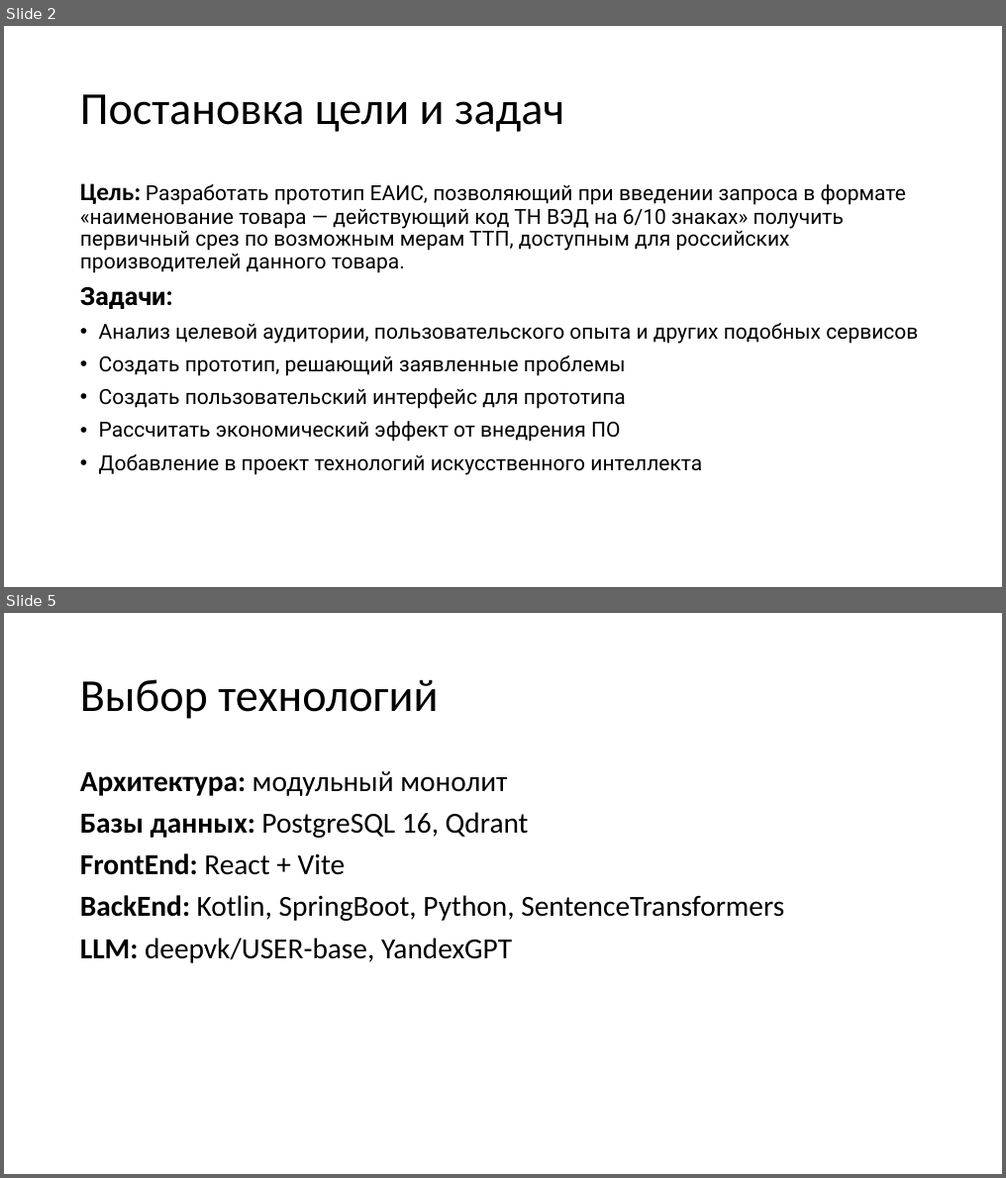
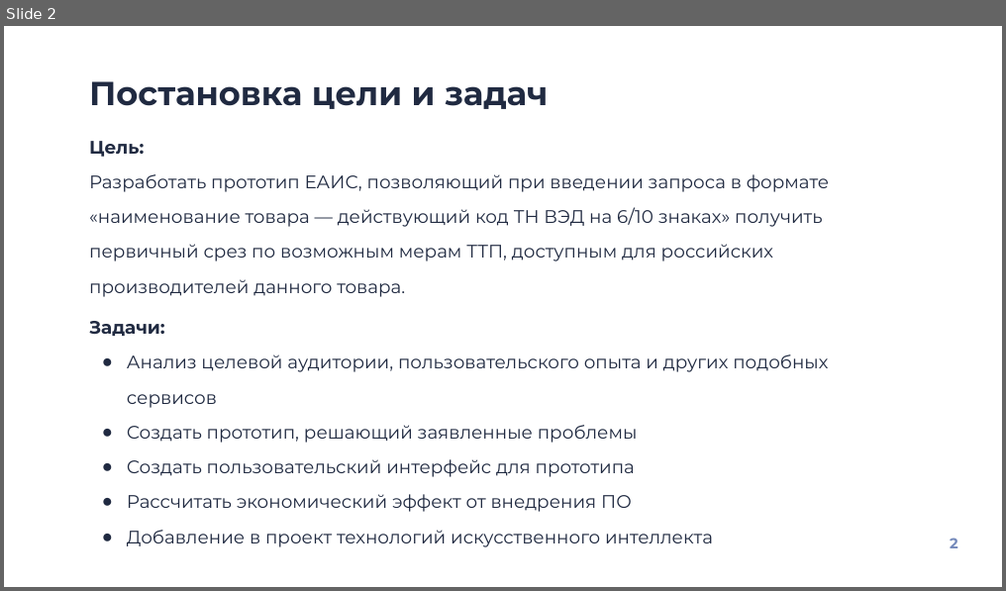
Before and after one commit to maxikfedorov/trade-defense-platform, a slide deck: assets/НейроСанитары_Моспром_v1.pptx. Shown one above the other, each under a label of ours: slides 2 and 5 before the commit, slide 2 after it; the slides between them are not shown. The pictures are 1006x1178 and 1006x591 pixels, drawn with LibreOffice and Linux fonts; fonts in the diff are those of the drawing. Boxes give left, top, right and bottom in pixels: in the first picture for what was removed or moved away, otherwise in the second. Text is boxed around its words. In the diff, an @@ line names an element or a change of style, - is before the commit and + after.

```diff
--- a/assets/НейроСанитары_Моспром_v1.pptx
+++ b/assets/НейроСанитары_Моспром_v1.pptx
@@ slide 5 removed at (4, 613, 1002, 1174), background #FFFFFF @@
@@ title removed at (80, 679, 438, 719) @@
-Выбор технологий
@@ text removed at (80, 771, 784, 963) @@
-Архитектура: модульный монолит
-Базы данных: PostgreSQL 16, Qdrant
-FrontEnd: React + Vite
-BackEnd: Kotlin, SpringBoot, Python, SentenceTransformers
-LLM: deepvk/USER-base, YandexGPT
@@ slide 2 changed as well @@
@@ title "Постановка цели и задач": place and size @@
-title "Постановка цели и задач" at (80, 94, 564, 132)
+title "Постановка цели и задач" at (89, 81, 548, 109)
@@ title "Постановка цели и задач" at (89, 81, 548, 109): size 44 to 32 pt, font Calibri to Montserrat, text colour #000000 to #202A41, bold on; line spacing 0.9 to 1; vertical alignment middle to top @@
@@ text "Цель:": place and size @@
-text "Цель:" at (80, 183, 918, 475)
+text "Цель:" at (89, 141, 830, 548)
@@ text at (89, 141, 830, 297): text changed; size 20 to 17.5 pt; font Roboto to Montserrat; text colour #000000 to #202A41 @@
-Цель: Разработать прототип ЕАИС, позволяющий при введении запроса в формате «наименование товара — действующий код ТН ВЭД на 6/10 знаках» получить первичный срез по возможным мерам ТТП, доступным для российских производителей данного товара.
+Цель:
+Разработать прототип ЕАИС, позволяющий при введении запроса в формате «наименование товара — действующий код ТН ВЭД на 6/10 знаках» получить первичный срез по возможным мерам ТТП, доступным для российских производителей данного товара.
@@ text at (89, 321, 828, 548): size 24 to 17.5 pt in "Задачи:"; font Roboto to Montserrat, text colour #000000 to #202A41 in "Задачи:", "Анализ целевой аудитории, пользовательского опыта и других ...", "Создать прототип, решающий заявленные проблемы", "Создать пользовательский интерфейс для прототипа" and 2 more places; size 20 to 17.5 pt in "Анализ целевой аудитории, пользовательского опыта и других ...", "Создать прототип, решающий заявленные проблемы", "Создать пользовательский интерфейс для прототипа", "Рассчитать экономический эффект от внедрения ПО" and 1 more places; line spacing 0.9 to 1.6; less space between paragraphs; bullet • to ● @@
@@ text added at (949, 538, 958, 549), 14 pt, text #758ABB, bold @@
+2
```
Also in this commit, not shown: 4 other slides changed, 6 slides added, 4 other slides removed, 4 other files.
